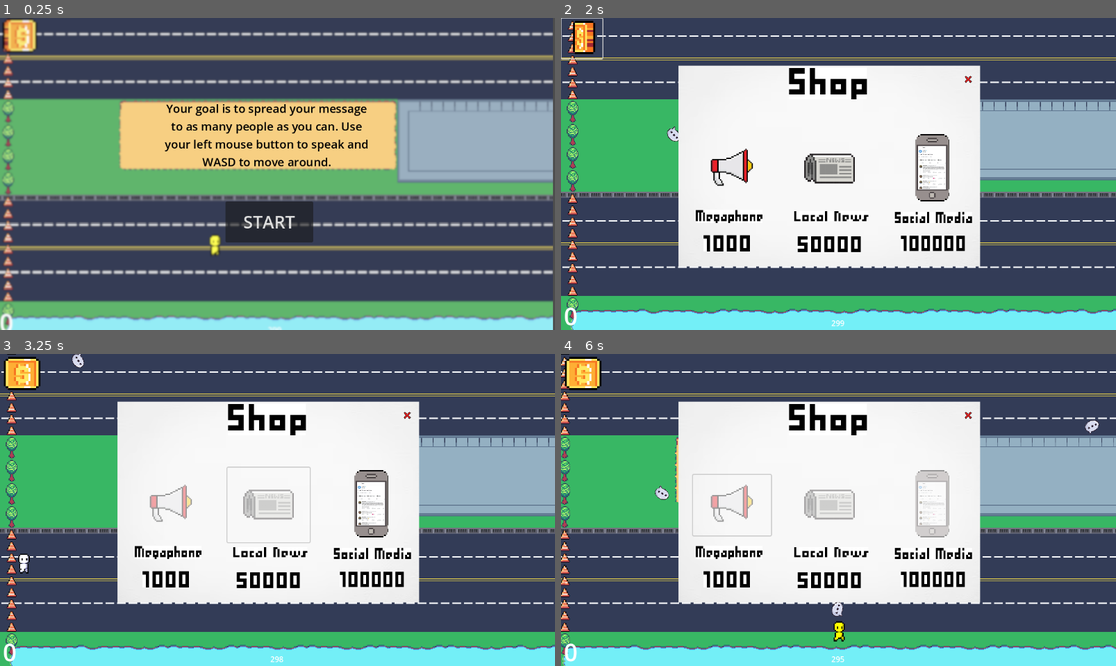
Above: before the commit, frames 1-4 (two rows, left to right).
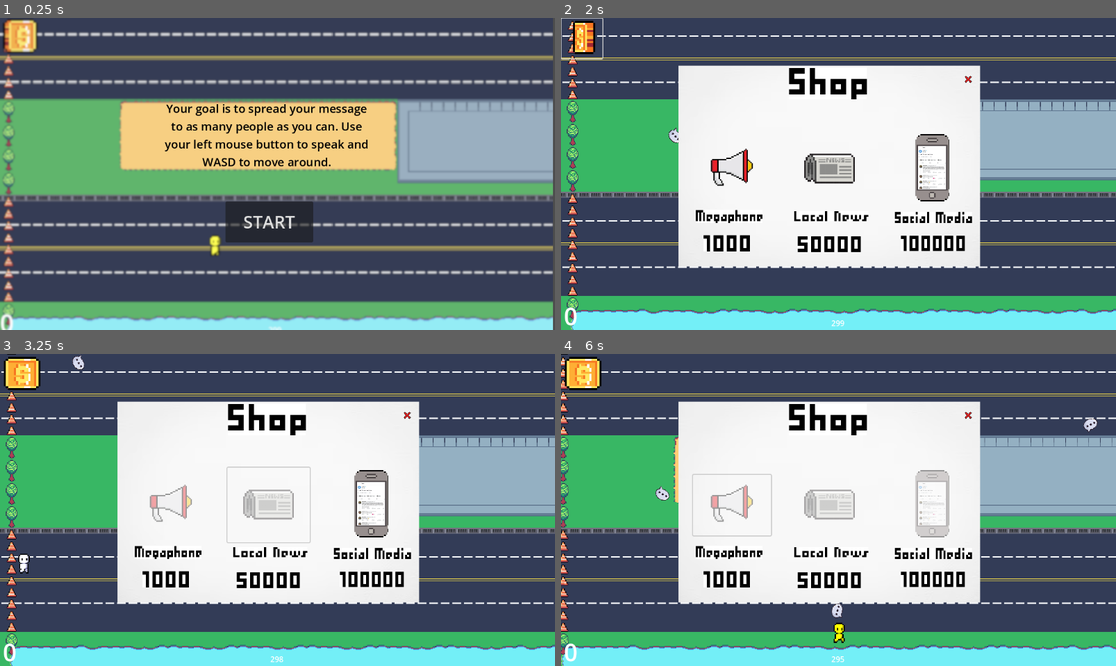
Above: after the commit, the same moments.

Repository: eliseokeefe/GameDevFinal
Game: Godot game, scene res://start.tscn
Two runs of this game, one before a commit and one after it. Both use one fixed random seed, a clock stepped at 60 frames per second and the inputs below.
Inputs (mouse positions are in pixels of both pictures, inside the frame that each line leads up to):
- Up to frame 1 (0.25 s): no input
- Up to frame 2 (2 s): click "START" at 0.5 s; click (583, 39) at 1.25 s
- Up to frame 3 (3.25 s): click (172, 503) at 2 s; click (266, 503) at 2.75 s
- Up to frame 4 (6 s): click (932, 503) at 3.5 s; move the mouse to (960, 494) at 4.27 s; hold D (right) 4.28-5.03 s; click (960, 494) at 4.35 s; move the mouse to (727, 525) at 5.02 s; hold S (down) 5.03-5.78 s; click (727, 525) at 5.1 s; move the mouse to (894, 441) at 5.77 s; hold D (right) from 5.78 s (still down); click (894, 441) at 5.85 s

The runs differ from the first frame. In frame 1, 3.0% of the frame differs, in the area x 0-100%, y 0-100%; in frame 2, less than 0.1%; in frame 3, less than 0.1%; in frame 4, 2.4%.

Commit message:
start changes

Diff:
--- a/main.tscn
+++ b/main.tscn
@@ -13,7 +13,7 @@
 [node name="Citizen_Spawner" parent="." instance=ExtResource("3_6htow")]
 
 [node name="player" parent="." instance=ExtResource("1_xiauq")]
-position = Vector2(-294, 208)
+position = Vector2(-292, 210)
 
 [node name="background" parent="." instance=ExtResource("1_kagpp")]
 z_index = -1
--- a/start.tscn
+++ b/start.tscn
@@ -1,7 +1,7 @@
 [gd_scene load_steps=4 format=3 uid="uid://bofqvgiranpac"]
 
 [ext_resource type="Script" path="res://Start.gd" id="1_jyfeq"]
-[ext_resource type="Texture2D" uid="uid://c7i1m4025n0ga" path="res://Screenshot 2024-06-06 at 4.39.24 PM.png" id="2_gmaxi"]
+[ext_resource type="Texture2D" uid="uid://c7i1m4025n0ga" path="res://start+stop sprites/Screenshot 2024-06-06 at 4.39.24 PM.png" id="2_gmaxi"]
 
 [sub_resource type="LabelSettings" id="LabelSettings_h671r"]
 font_size = 24
@@ -44,7 +44,7 @@
 
 [node name="Screenshot2024-06-06At4_39_24 pm" type="Sprite2D" parent="."]
 z_index = -1
-position = Vector2(573.5, 323.5)
+position = Vector2(574, 324)
 scale = Vector2(1.00437, 1.03016)
 texture = ExtResource("2_gmaxi")
 
Renamed: Screenshot 2024-06-06 at 4.39.24 PM.png -> start+stop sprites/Screenshot 2024-06-06 at 4.39.24 PM.png
Not shown, changed: start+stop sprites/Screenshot 2024-06-06 at 4.39.24 PM.png.import
